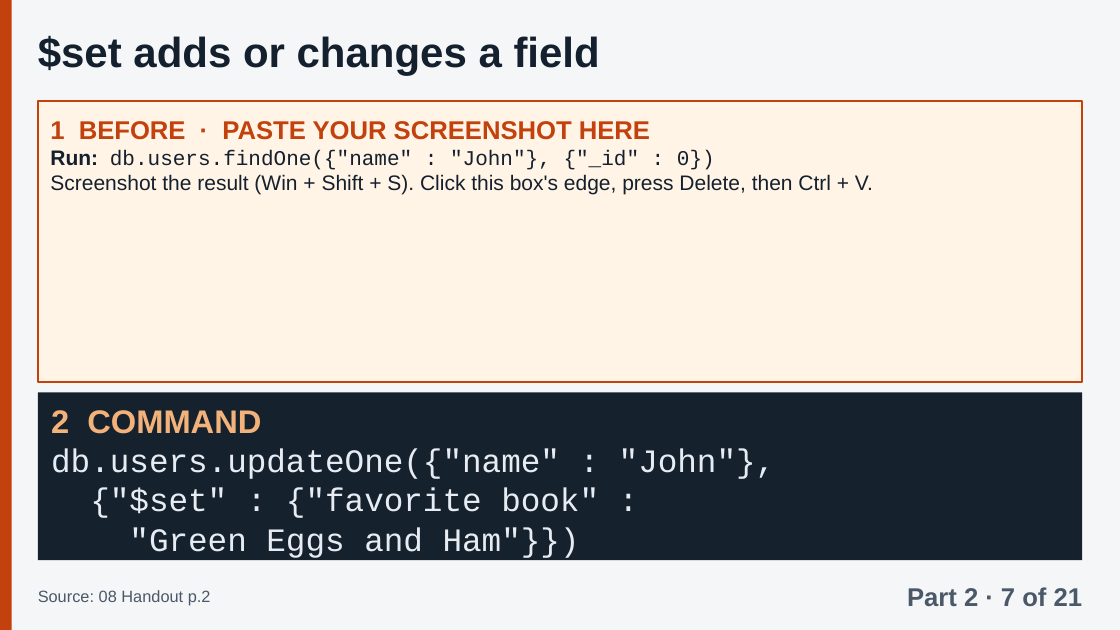
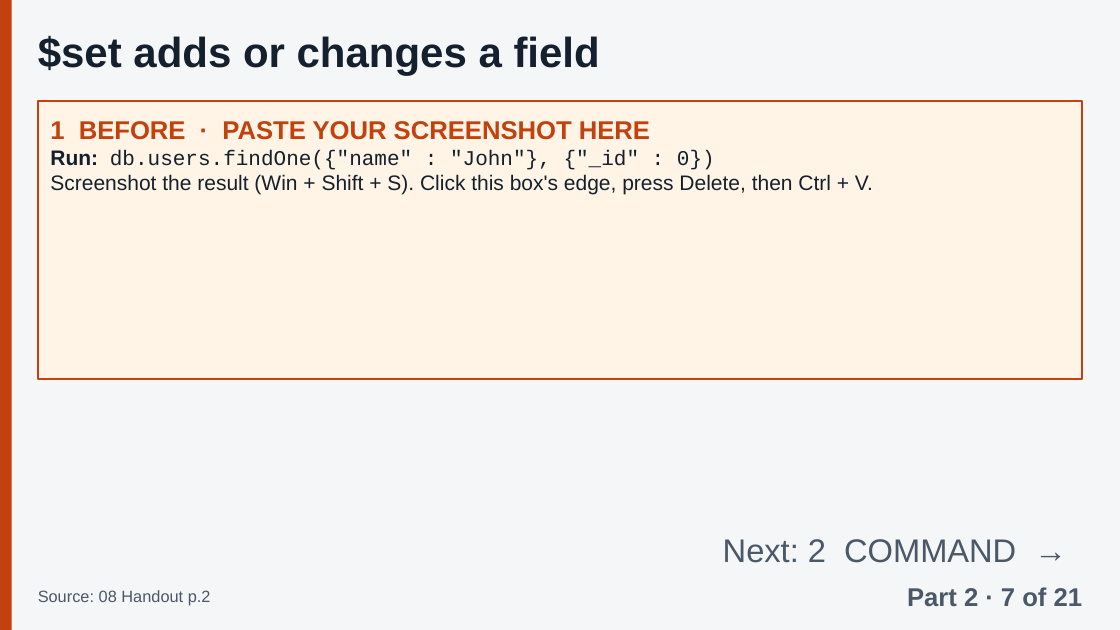
Before and after one commit to Tiredicey/ADBS, a slide deck: slide 26 of 02_GROUP_DECK/ADBS_GROUP_DECK.pptx. Drawn at 1120x630 pixels with LibreOffice and Linux fonts; fonts in the diff are those of the drawing. Boxes give left, top, right and bottom in pixels: in the first picture for what was removed or moved away, otherwise in the second. Text is boxed around its words. In the diff, an @@ line names an element or a change of style, - is before the commit and + after.

Commit message:
Exact 32 pt line pitch (no overflow in any app), balanced slide splits, 'Next' cue, tables fill the space

```diff
--- a/02_GROUP_DECK/ADBS_GROUP_DECK.pptx
+++ b/02_GROUP_DECK/ADBS_GROUP_DECK.pptx
@@ rectangle removed at [38,392,1082,560] @@
@@ text removed at [51,410,776,558] @@
-2 COMMAND
-db.users.updateOne({"name" : "John"},
-{"$set" : {"favorite book" :
-"Green Eggs and Ham"}})
@@ text added at [723,539,1016,563], 28 pt, text #4A5868 @@
+Next: 2 COMMAND →
```
Also in this commit, not shown: 51 other slides changed, 2 other files.
